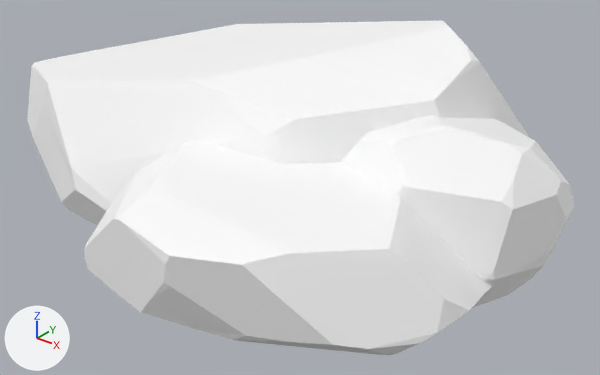
Before and after pictures for a commit that changed the glTF model assets/synty/tropical/models/SM_Env_Rock_Pile_04.glb.
Both versions are drawn from a 50 mm lens placed at (4.79, -5.23, 3.24), pointed at (0.51, 0.12, -0.08). Every picture has the same lights, and +X, +Y and +Z are marked at lower left.

In view in the first picture: 'SM_Env_Rock_Pile_04'.
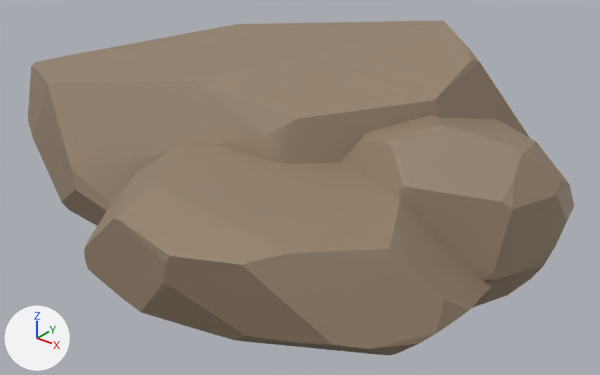
Changed parts and their boxes [x1, y1, x2, y2] in the pictures (600 x 375 px):
'SM_Env_Rock_Pile_04', surface changed (white to brown)
    both: [28, 20, 574, 355]

What changed in the scene script:
```text
Add img_polygonnaturebiomes_tropical_texture_01:
    img_polygonnaturebiomes_tropical_texture_01 = load_image('PolygonNatureBiomes_Tropical_Texture_01', '_unpacked/PolygonNatureBiomes_Tropical_Texture_01', 4096, 4096, 'sRGB')
Change mat_nature30:
    remove mat_nature30.base_color = (1.0, 1.0, 1.0)  # white #ffffff
    add mat_nature30.texture = img_polygonnaturebiomes_tropical_texture_01
```
